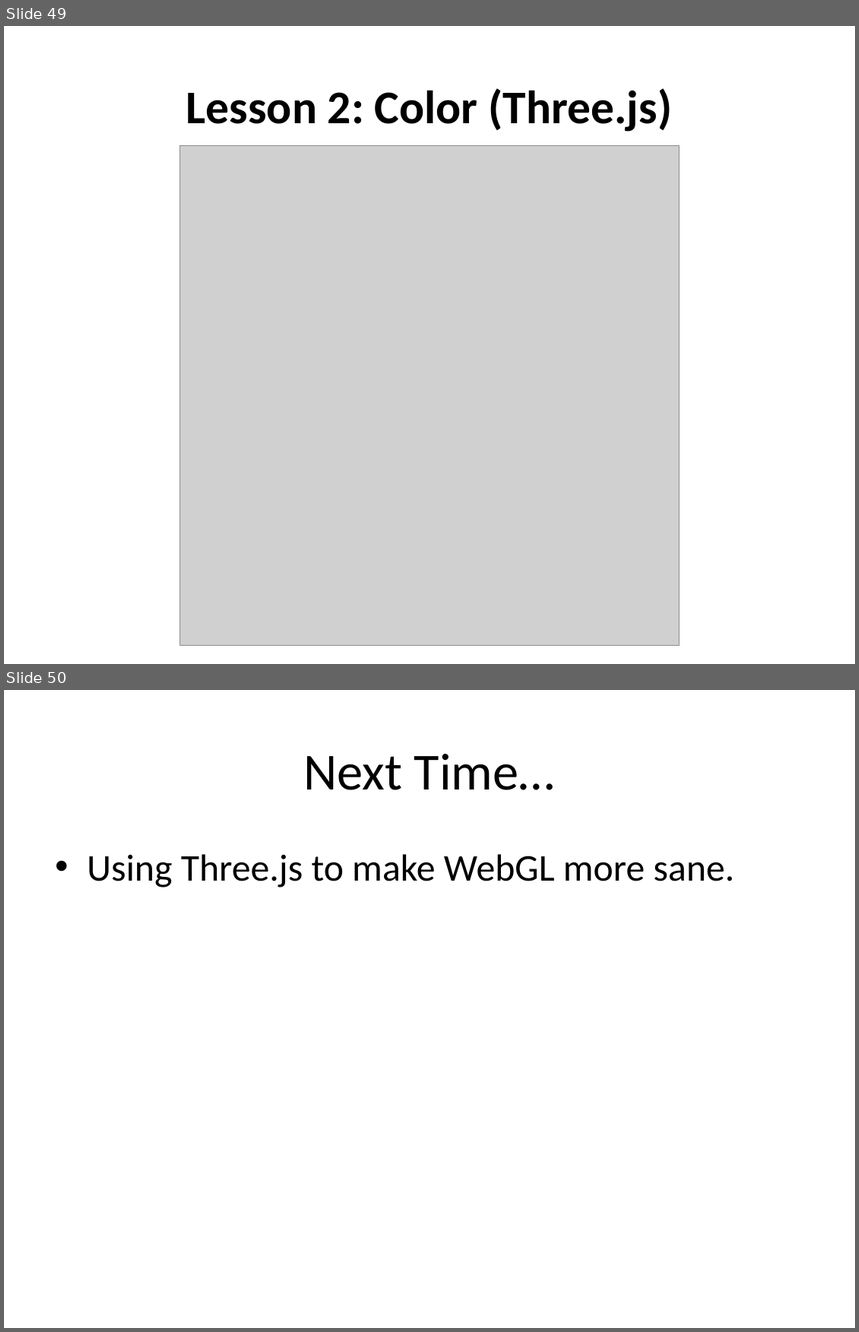
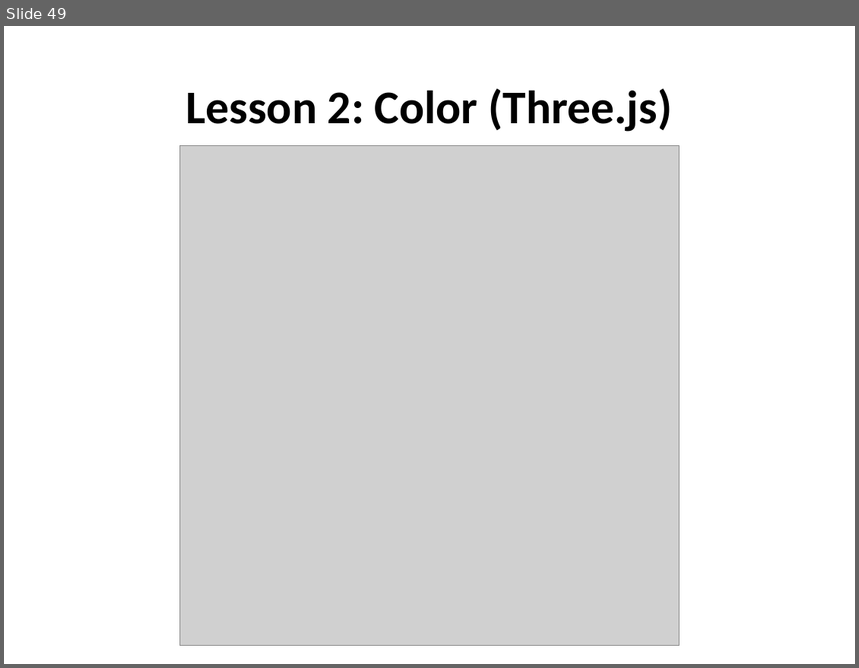
Before and after one commit to uva-graphics/webgl, a slide deck: slides.pptx. Shown one above the other, each under a label of ours: slides 49 and 50 before the commit, slide 49 after it. The pictures are 859x1332 and 859x668 pixels, drawn with LibreOffice and Linux fonts; fonts in the diff are those of the drawing; grey boxes stand for pictures. Boxes give left, top, right and bottom in pixels: in the first picture for what was removed or moved away, otherwise in the second. Text is boxed around its words. In the diff, an @@ line names an element or a change of style, - is before the commit and + after.

```diff
--- a/slides.pptx
+++ b/slides.pptx
@@ slide 50 removed at (4, 690, 855, 1328), background #FFFFFF @@
@@ title removed at (304, 754, 555, 790) @@
-Next Time…
@@ text removed at (87, 854, 735, 888) @@
-• Using Three.js to make WebGL more sane.
```
Also in this commit, not shown: 15 slides added, 1 other file.
